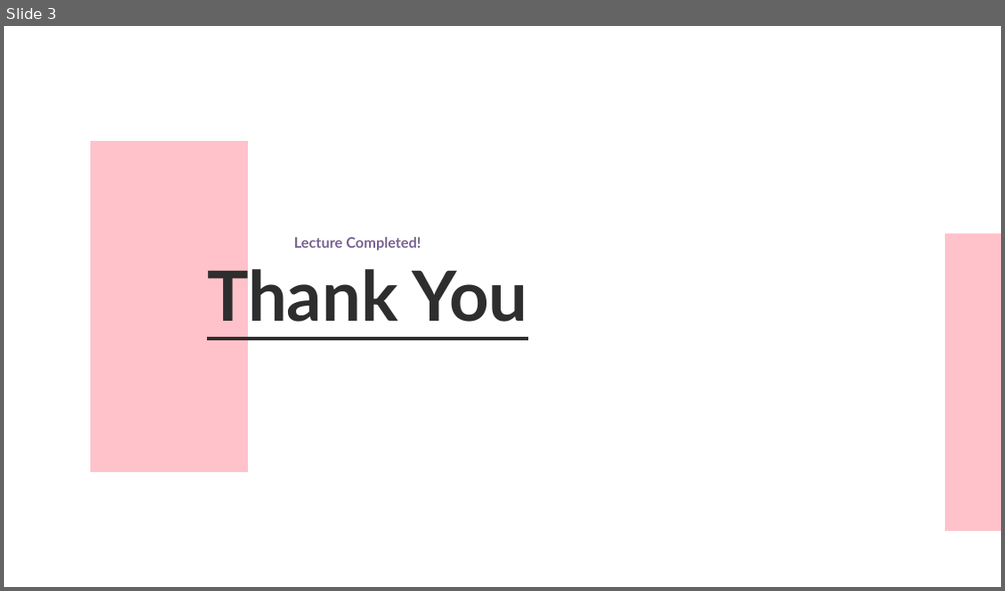
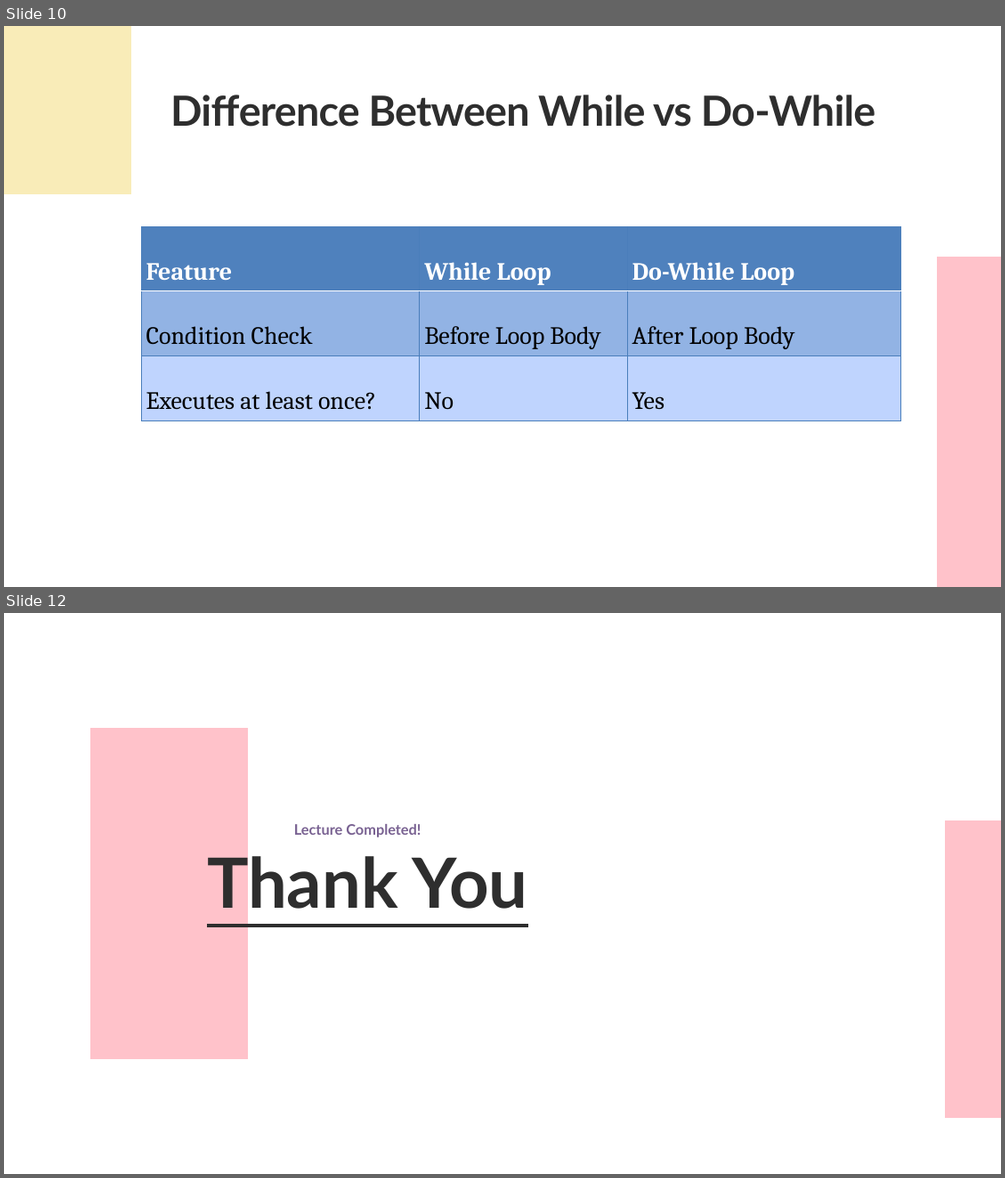
Before and after one commit to UKhayam/Programming-Fundamentals, a slide deck: PF-Lecture-05.pptx. Shown one above the other, each under a label of ours: slide 3 before the commit, slides 10 and 12 after it; the slides between them are not shown. The pictures are 1005x591 and 1005x1178 pixels, drawn with LibreOffice and Linux fonts; fonts in the diff are those of the drawing. Boxes give left, top, right and bottom in pixels: in the first picture for what was removed or moved away, otherwise in the second. Text is boxed around its words. In the diff, an @@ line names an element or a change of style, - is before the commit and + after.

```diff
--- a/PF-Lecture-05.pptx
+++ b/PF-Lecture-05.pptx
@@ slide 10 added at bbox=[4, 26, 1001, 587], background #FFFFFF @@
@@ freeform shape added at bbox=[4, 26, 131, 194], fill #F9ECB8 @@
@@ text added at bbox=[170, 95, 876, 127], 60 pt, text #2E2E2E, bold @@
+Difference Between While vs Do-While
@@ table added at bbox=[141, 226, 900, 413], 3 rows, 3 columns @@
+Feature | While Loop | Do-While Loop
+Condition Check | Before Loop Body | After Loop Body
+Executes at least once? | No | Yes
@@ freeform shape added at bbox=[937, 257, 1001, 587], fill #FFC2CA @@
@@ what was slide 3 is now slide 12 @@
```
Also in this commit, not shown: 1 slide changed, 9 other slides added, 1 slide removed, 4 other files.
